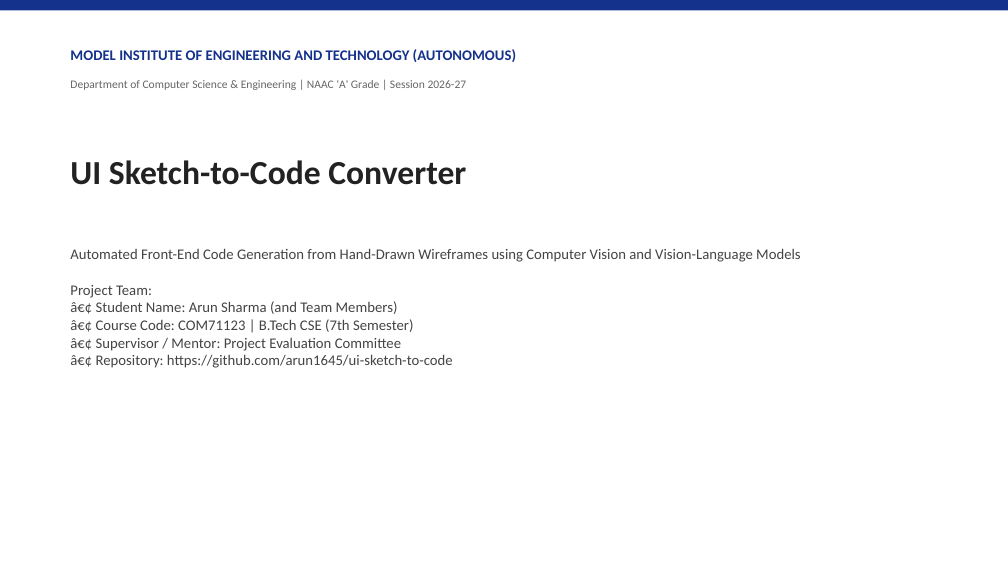
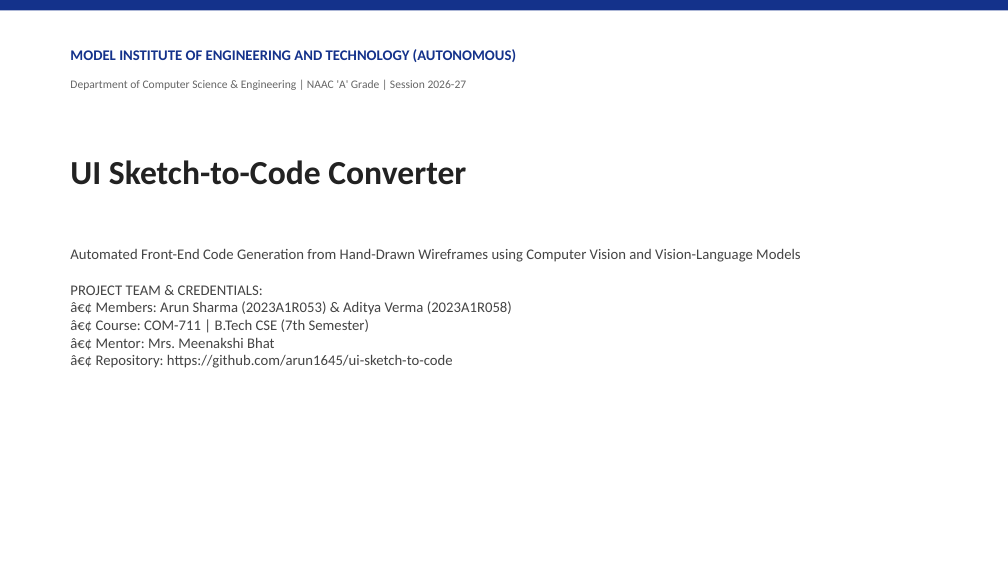
Before and after one commit to arun160420/ui-sketch-to-code, a slide deck: slide 1 of UI_Sketch_to_Code_Presentation.pptx. Drawn at 1008x567 pixels with LibreOffice and Linux fonts; fonts in the diff are those of the drawing. Boxes give left, top, right and bottom in pixels: in the first picture for what was removed or moved away, otherwise in the second. Text is boxed around its words. In the diff, an @@ line names an element or a change of style, - is before the commit and + after.

Commit message:
docs: add ready-to-use evidence screenshots and update PPTX credentials

```diff
--- a/UI_Sketch_to_Code_Presentation.pptx
+++ b/UI_Sketch_to_Code_Presentation.pptx
@@ text at box(70, 248, 801, 368): text changed @@
-Automated Front-End Code Generation from Hand-Drawn Wireframes using Computer Vision and Vision-Language Models
-Project Team:
-â€¢ Student Name: Arun Sharma (and Team Members)
-â€¢ Course Code: COM71123 | B.Tech CSE (7th Semester)
-â€¢ Supervisor / Mentor: Project Evaluation Committee
-â€¢ Repository: https://github.com/arun1645/ui-sketch-to-code
+Automated Front-End Code Generation from Hand-Drawn Wireframes using Computer Vision and Vision-Language Models
+PROJECT TEAM & CREDENTIALS:
+â€¢ Members: Arun Sharma (2023A1R053) & Aditya Verma (2023A1R058)
+â€¢ Course: COM-711 | B.Tech CSE (7th Semester)
+â€¢ Mentor: Mrs. Meenakshi Bhat
+â€¢ Repository: https://github.com/arun1645/ui-sketch-to-code
```
Also in this commit, not shown: 3 other slides changed, 6 other files.
